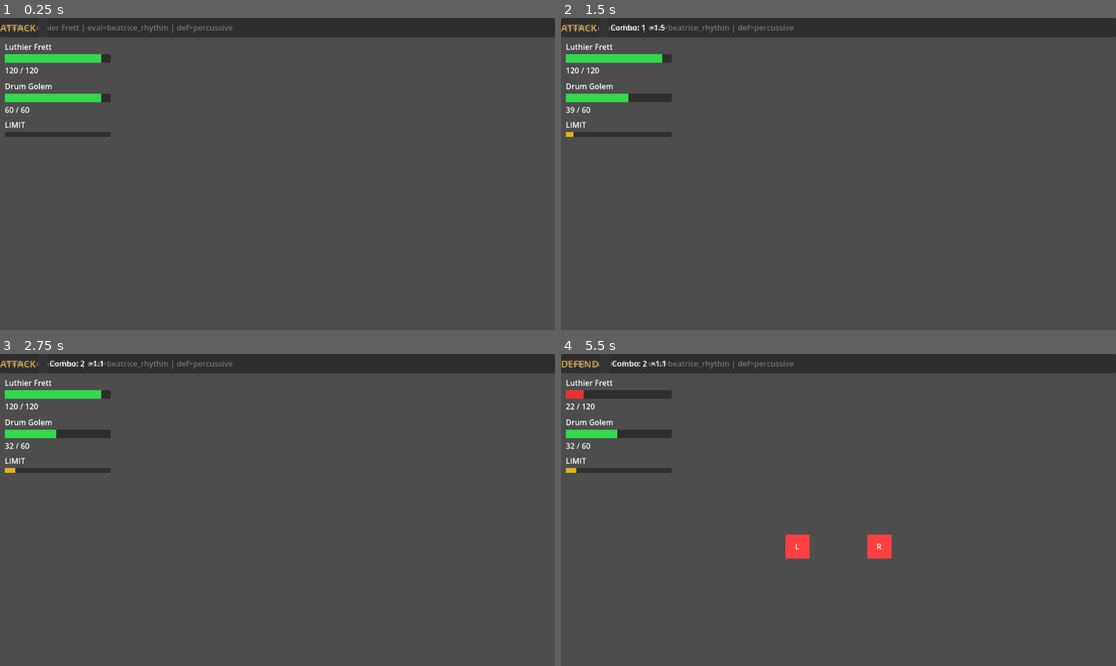
Above: before the commit, frames 1-4 (two rows, left to right).
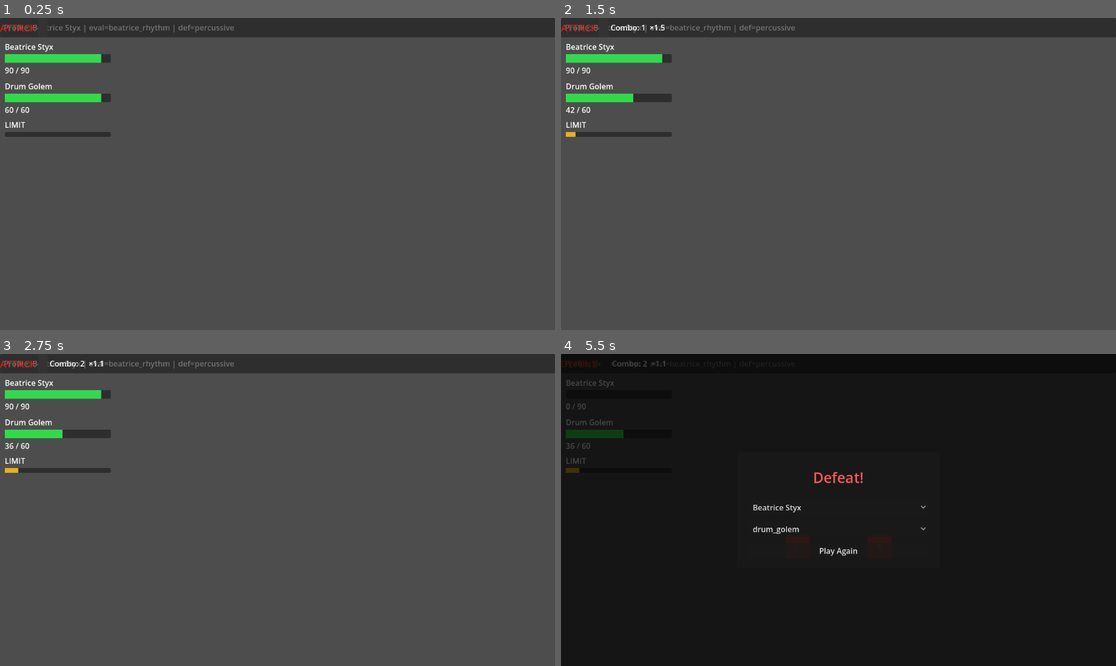
Above: after the commit, the same moments.

Repository: Parz1val1/rhythm-game-prototype
Game: Godot game, scene res://test_scene.tscn
Same seed, same stepped clock (60 frames per second), same inputs: the game is played once before the commit and once after it. Sound files missing from this copy of the repository are replaced by a short silence.
Inputs:
- Up to frame 1 (0.25 s): no input
- Up to frame 2 (1.5 s): tap Enter at 0.5 s; hold J (drum_right) 0.53-1.28 s; hold Space (limit_break) 0.53-1.28 s; hold Down (rhythm_down) from 1.28 s (still down); tap Space (limit_break) at 1.35 s
- Up to frame 3 (2.75 s): tap Enter at 2 s; release Down (rhythm_down) at 2.03 s; hold J (drum_right) from 2.03 s (still down); hold Space (limit_break) from 2.03 s (still down)
- Up to frame 4 (5.5 s): release J (drum_right) at 2.78 s; release Space (limit_break) at 2.78 s; hold Up (rhythm_up) 2.78-3.53 s; tap Space (limit_break) at 2.85, 4.35 s; tap Enter at 3.5 s; hold Space (limit_break) 3.53-4.28 s; hold F (drum_left) 3.53-5.03 s; hold Down (rhythm_down) from 5.03 s (still down); hold Space (limit_break) from 5.03 s (still down)

The runs differ from the first frame. In frame 1, 0.5% of the frame differs, in the area x 0-43%, y 2-18%; in frame 2, 0.6%; in frame 3, 0.6%; in frame 4, 100%, in the area x 0-100%, y 0-100%.

Commit message:
fix: hero path now derived from active_profile export when pending_hero_path is empty
If the Inspector's active_profile pointed to beatrice_profile.tres, the hero
was always Luthier (the hardcoded fallback), so the end-screen dropdown showed
Luthier even though Beatrice's controls were active.

Resolution priority: pending_hero_path (replay) > active_profile reverse-lookup
in _PROFILE_MAP > Luthier default. Now setting active_profile in the Inspector
also loads the matching CharacterData, keeping profile and hero in sync, and the
replay dropdown pre-selects the character that was actually just played.

Co-Authored-By: Claude Sonnet 4.6 <noreply@anthropic.com>

Diff:
--- a/test_scene.gd
+++ b/test_scene.gd
@@ -64,9 +64,19 @@
 		encounter = pending_encounter
 		pending_encounter = null
 
-	# Resolve hero path: replay selection → Inspector default (Luthier).
-	_hero_path = pending_hero_path if pending_hero_path != "" \
-		else "res://characters/luthier_frett.tres"
+	# Resolve hero path, in priority order:
+	#   1. replay_ui selection (carried via pending_hero_path across reload)
+	#   2. active_profile Inspector export — reverse-lookup which character owns that profile
+	#   3. Luthier Frett (prototype default)
+	if pending_hero_path != "":
+		_hero_path = pending_hero_path
+	elif active_profile != null:
+		for char_path in _PROFILE_MAP:
+			if _PROFILE_MAP[char_path] == active_profile.resource_path:
+				_hero_path = char_path
+				break
+	if _hero_path == "":
+		_hero_path = "res://characters/luthier_frett.tres"
 	pending_hero_path = ""
 
 	_hero = load(_hero_path) as CharacterData
